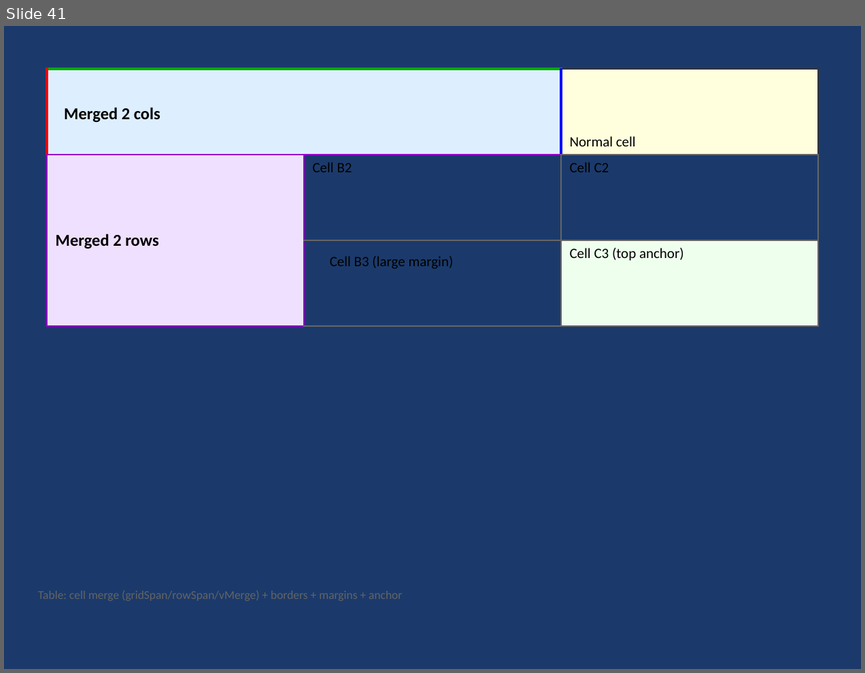
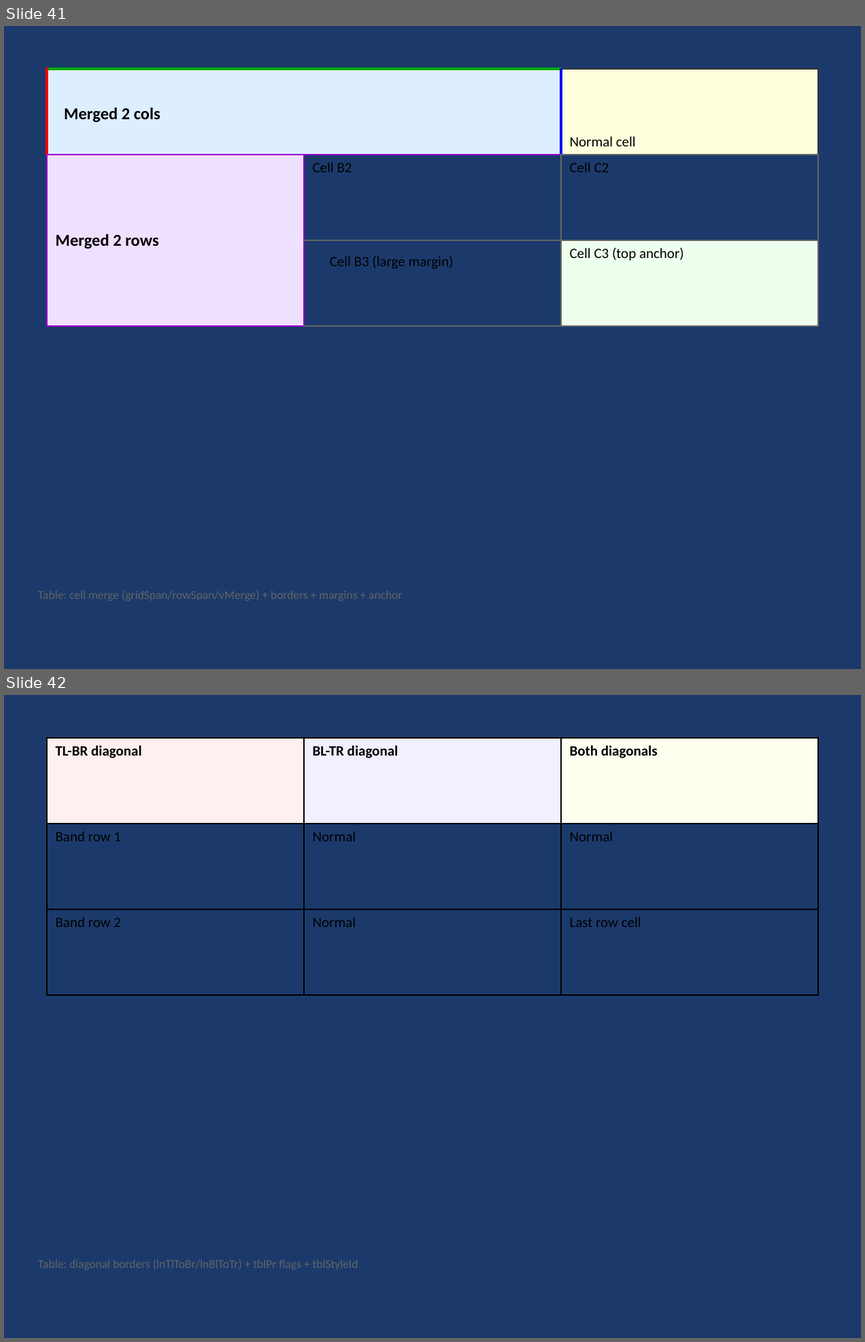
Before and after one commit to t-ujiie-g/pptx-svg, a slide deck: test_fixtures/test_features.pptx. Shown one above the other, each under a label of ours: slide 41 before the commit, slides 41 and 42 after it. The pictures are 865x673 and 865x1342 pixels, drawn with LibreOffice and Linux fonts; fonts in the diff are those of the drawing. Boxes give left, top, right and bottom in pixels: in the first picture for what was removed or moved away, otherwise in the second. Text is boxed around its words. In the diff, an @@ line names an element or a change of style, - is before the commit and + after.

```diff
--- a/test_fixtures/test_features.pptx
+++ b/test_fixtures/test_features.pptx
@@ slide 42 added at [4, 695, 861, 1338], background #1B3A6B @@
@@ table added at [47, 738, 818, 1081], 3 rows, 3 columns @@
+TL-BR diagonal | BL-TR diagonal | Both diagonals
+Band row 1 | Normal | Normal
+Band row 2 | Normal | Last row cell
@@ text added at [38, 1259, 358, 1270], 10 pt, text #646464 @@
+Table: diagonal borders (lnTlToBr/lnBlToTr) + tblPr flags + tblStyleId
```
Also in this commit, not shown: 10 other files.
